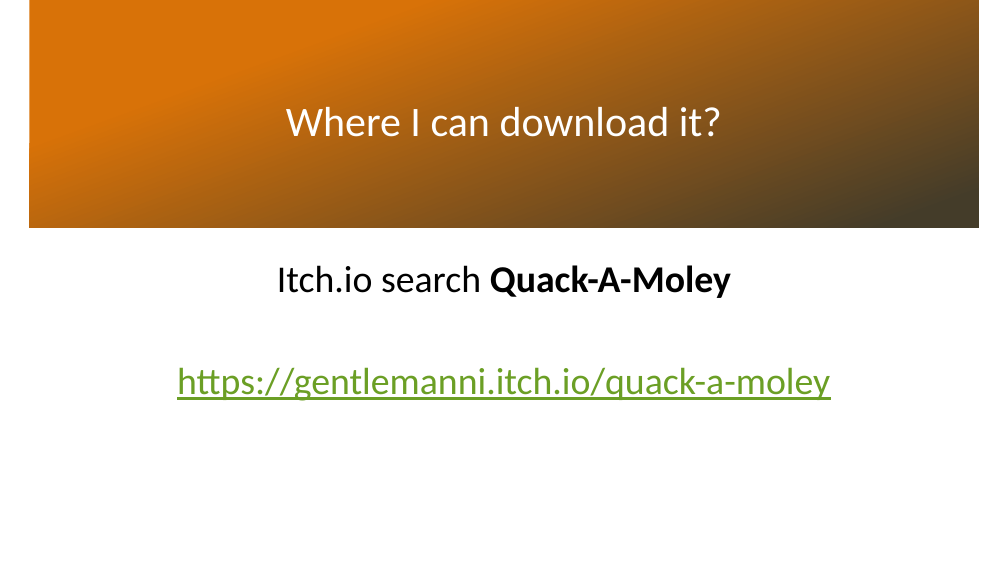
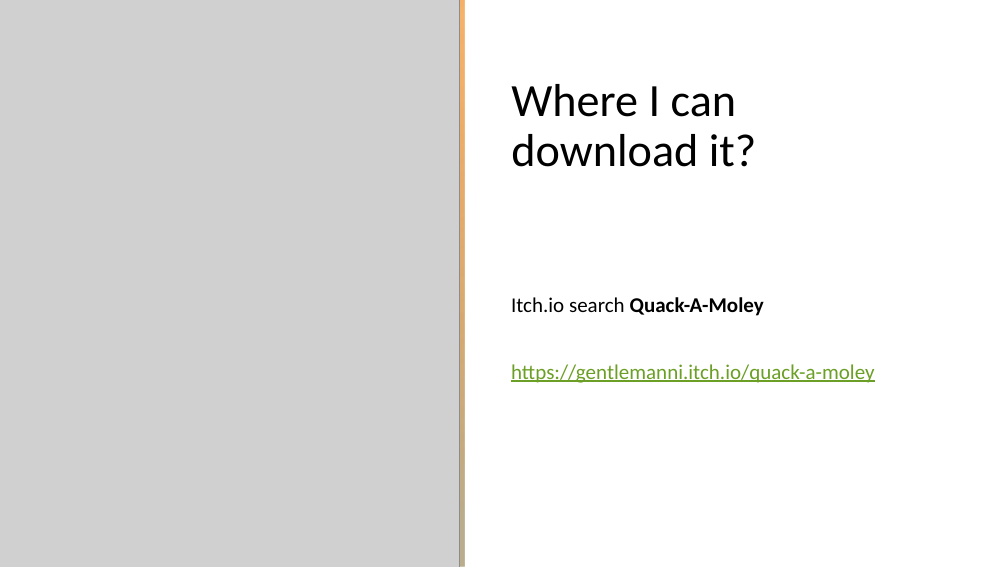
Before and after one commit to L5478/JamDev, a slide deck: slide 5 of Quack-A-Moley.pptx. Drawn at 1008x567 pixels with LibreOffice and Linux fonts; fonts in the diff are those of the drawing; grey boxes stand for pictures; background and template pictures are left out. Boxes give left, top, right and bottom in pixels: in the first picture for what was removed or moved away, otherwise in the second. Text is boxed around its words. In the diff, an @@ line names an element or a change of style, - is before the commit and + after.

```diff
--- a/Quack-A-Moley.pptx
+++ b/Quack-A-Moley.pptx
@@ rectangle added at box(0, 0, 464, 567), fill gradient #F07F09 to #BAAD8D @@
@@ picture added at box(0, 0, 460, 567) @@
@@ rectangle removed at box(29, 0, 979, 228) @@
@@ title "Where I can download it?": place and size @@
-title "Where I can download it?" at box(286, 107, 722, 137)
+title "Where I can download it?" at box(511, 84, 756, 167)
@@ title "Where I can download it?" at box(511, 84, 756, 167): size 40 to 44 pt, text colour #FFFFFF to #000000; alignment centre to left @@
@@ text "Itch.io search Quack-A-Moley": place and size @@
-text "Itch.io search Quack-A-Moley" at box(177, 265, 830, 401)
+text "Itch.io search Quack-A-Moley" at box(511, 297, 875, 383)
@@ text "Itch.io search Quack-A-Moley" at box(511, 297, 875, 383): size 36 to 20 pt; alignment centre to left; vertical alignment top to middle @@
```
Also in this commit, not shown: 3 other slides changed.
